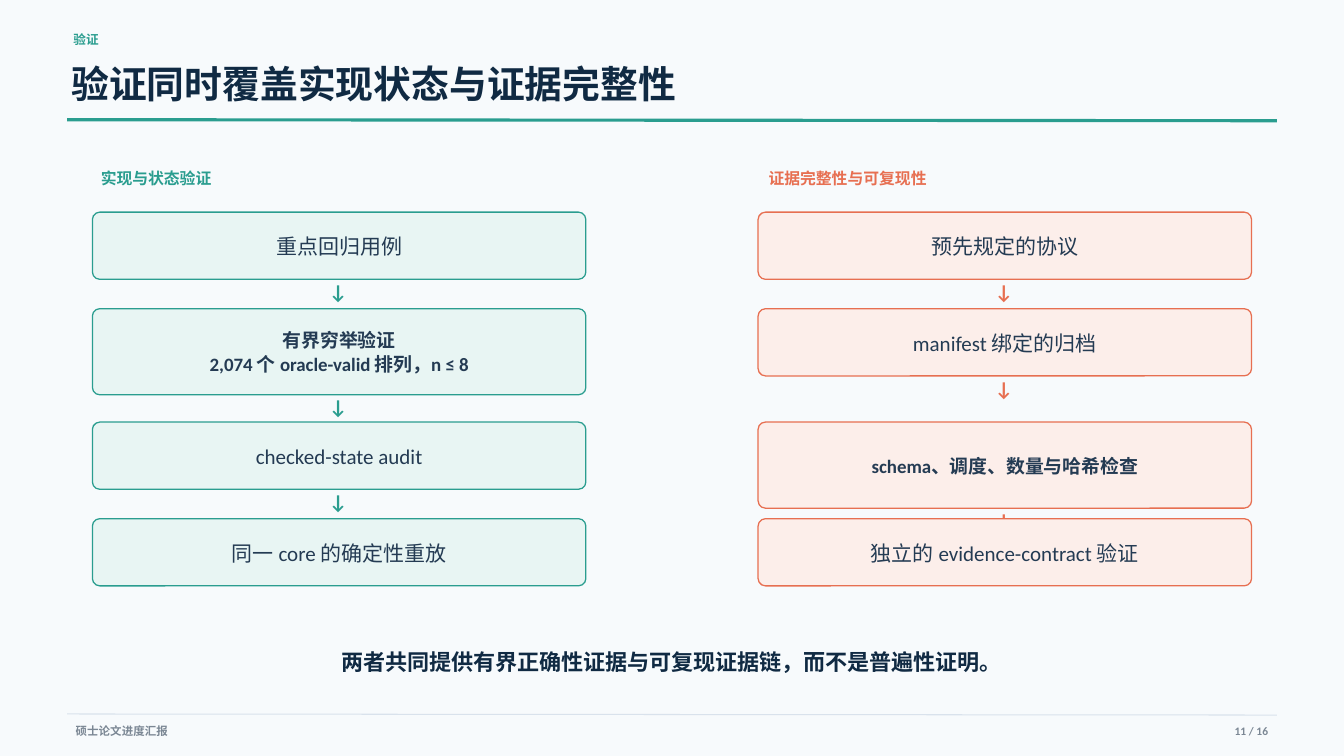
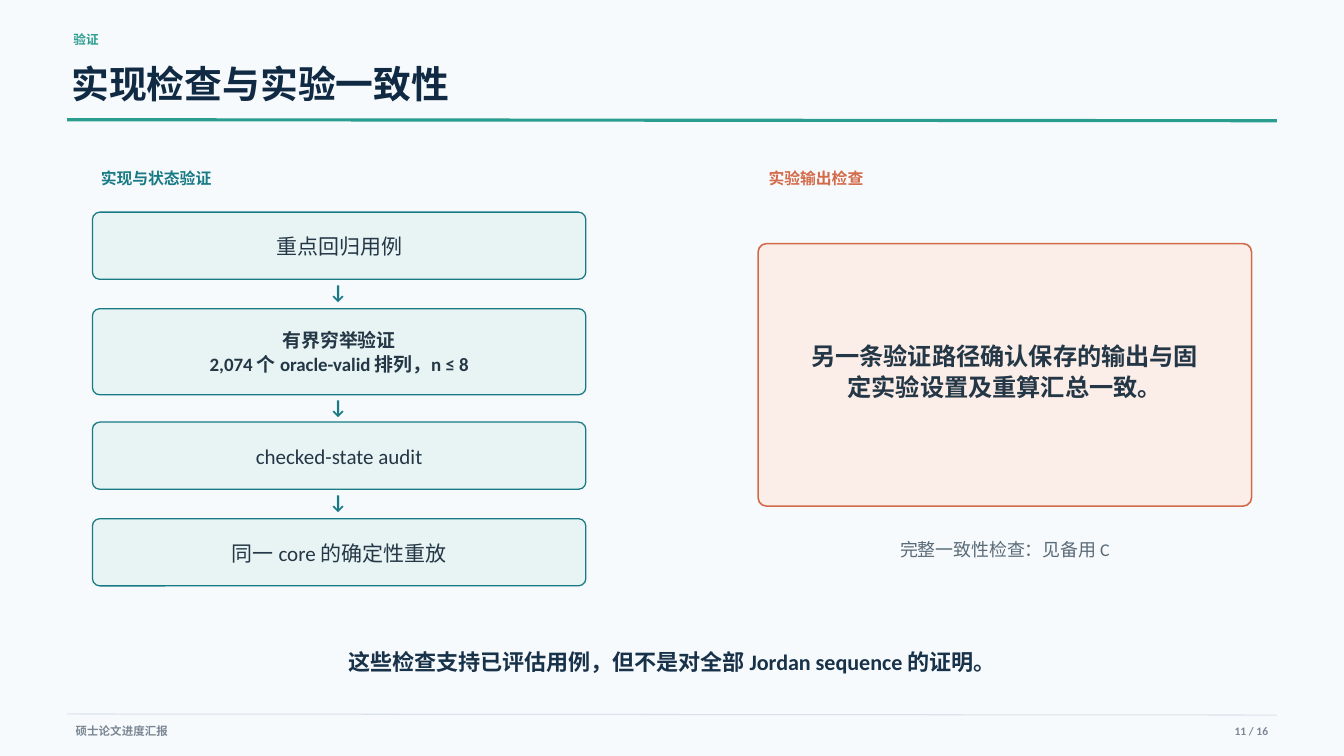
Before and after one commit to YixueWang983/jordan-sorting, a slide deck: slide 11 of presentations/progress_report/Jordan_Sorting_Progress_Report_ZH.pptx. Drawn at 1344x756 pixels with LibreOffice and Linux fonts; fonts in the diff are those of the drawing. Boxes give left, top, right and bottom in pixels: in the first picture for what was removed or moved away, otherwise in the second. Text is boxed around its words. In the diff, an @@ line names an element or a change of style, - is before the commit and + after.

```diff
--- a/presentations/progress_report/Jordan_Sorting_Progress_Report_ZH.pptx
+++ b/presentations/progress_report/Jordan_Sorting_Progress_Report_ZH.pptx
@@ text at (71, 65, 449, 102): text changed @@
-验证同时覆盖实现状态与证据完整性
+实现检查与实验一致性
@@ text at (769, 170, 864, 186): text changed; text colour #E76F51 to #D36B4A @@
-证据完整性与可复现性
+实验输出检查
@@ rounded rectangle removed at (758, 212, 1252, 279) @@
@@ text removed at (931, 236, 1078, 256) @@
-预先规定的协议
@@ rounded rectangle: place and size @@
-rounded rectangle at (758, 309, 1252, 376)
+rounded rectangle at (758, 244, 1252, 506)
@@ rounded rectangle at (758, 244, 1252, 506): fill #FCEEEA to #FBEDE8; outline #E76F51 0.9 pt to #D36B4A 1.13 pt; proportions changed @@
@@ text removed at (966, 276, 1042, 306) @@
-↓
@@ text added at (811, 344, 1198, 398), 17.2 pt, text #243746, bold @@
+另一条验证路径确认保存的输出与固定实验设置及重算汇总一致。
@@ text removed at (913, 333, 1097, 353) @@
-manifest 绑定的归档
@@ text removed at (966, 373, 1042, 402) @@
-↓
@@ rounded rectangle removed at (758, 422, 1252, 508) @@
@@ text removed at (872, 457, 1138, 475) @@
-schema、调度、数量与哈希检查
@@ text colour #2A9D8F to #187A84 in 4 elements at (101, 170, 212, 186), (300, 276, 376, 306), (300, 392, 376, 421), (300, 486, 376, 515) @@
@@ text removed at (966, 505, 1042, 534) @@
-↓
@@ fill #E8F5F3 to #E8F4F3; outline #2A9D8F 0.9 pt to #187A84 0.9 pt in 4 elements at (93, 212, 587, 279), (93, 309, 587, 394), (93, 422, 587, 490), (93, 519, 587, 587) @@
@@ rounded rectangle removed at (758, 519, 1252, 587) @@
@@ text removed at (871, 543, 1139, 563) @@
-独立的 evidence-contract 验证
@@ text added at (900, 541, 1110, 558), 12.8 pt, text #5A6B78 @@
+完整一致性检查：见备用 C
@@ text at (349, 651, 995, 674): text changed; text colour #102A43 to #18324A @@
-两者共同提供有界正确性证据与可复现证据链，而不是普遍性证明。
+这些检查支持已评估用例，但不是对全部 Jordan sequence 的证明。
```
Also in this commit, not shown: 8 other slides changed, 5 other files.
